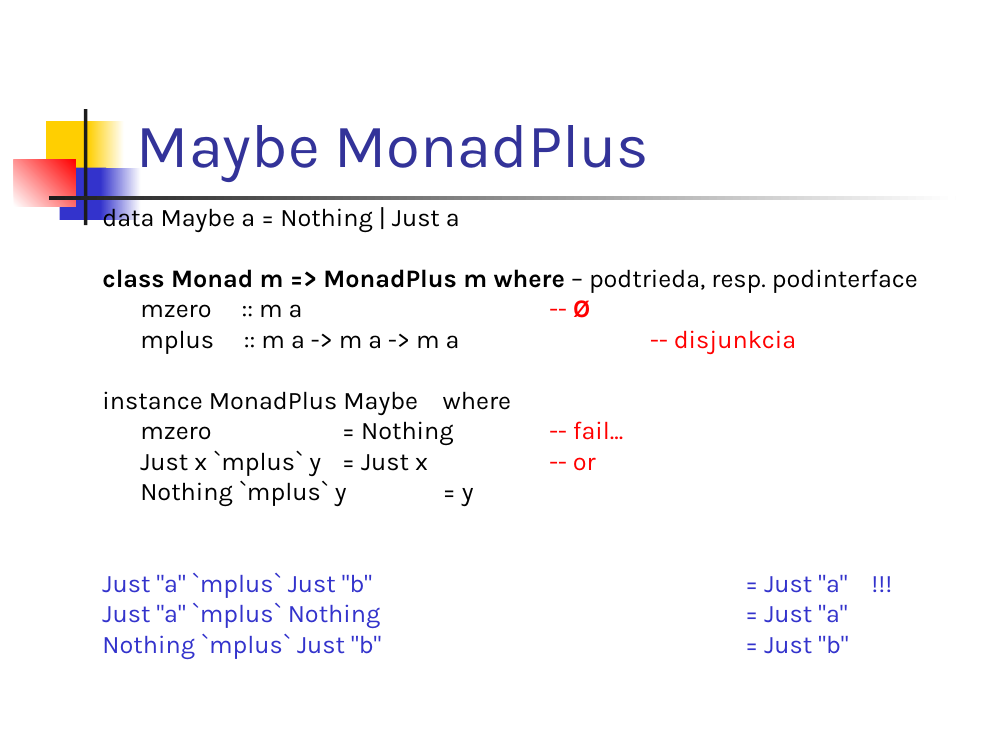
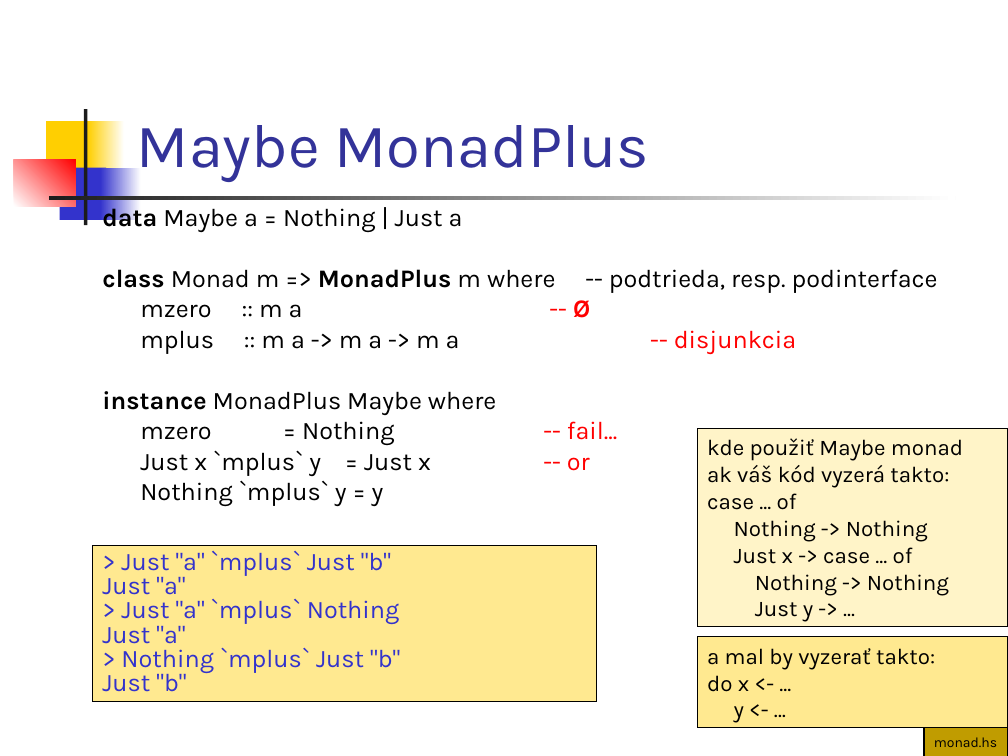
Before and after one commit to Funkcionalne/Prednasky, a slide deck: slide 23 of 12/12_fpro.ppt (slide 6 before the commit). Drawn at 1008x756 pixels with LibreOffice and Linux fonts; fonts in the diff are those of the drawing. Boxes give left, top, right and bottom in pixels: in the first picture for what was removed or moved away, otherwise in the second. Text is boxed around its words. In the diff, an @@ line names an element or a change of style, - is before the commit and + after.

```diff
--- a/12/12_fpro.ppt
+++ b/12/12_fpro.ppt
@@ text at bbox=[102, 203, 496, 415]: bold on in "data", "instance" @@
@@ text at bbox=[102, 269, 938, 293]: text changed; bold off @@
-class Monad m => MonadPlus m where – podtrieda, resp. podinterface
+class Monad m => MonadPlus m where -- podtrieda, resp. podinterface
@@ rectangle added at bbox=[698, 428, 1008, 627], fill #FFF4C8, outline #000000 0.74 pt, 16 pt, text #000000 @@
+kde použiť Maybe monad
+ak váš kód vyzerá takto:
+case ... of
+Nothing -> Nothing
+Just x -> case ... of
+Nothing -> Nothing
+Just y -> ...
@@ rectangle added at bbox=[93, 546, 597, 702], fill #FFE990, outline #000000 0.74 pt, 18 pt, text #3333CC @@
+> Just "a" `mplus` Just "b"
+Just "a"
+> Just "a" `mplus` Nothing
+Just "a"
+> Nothing `mplus` Just "b"
+Just "b"
@@ text at bbox=[102, 573, 848, 659]: paragraphs removed @@
-Just "a" `mplus` Just "b" = Just "a" !!!
-Just "a" `mplus` Nothing = Just "a"
-Nothing `mplus` Just "b" = Just "b"
@@ rectangle added at bbox=[698, 637, 1008, 728], fill #FFE990, outline #000000 0.74 pt, 16 pt, text #000000 @@
+a mal by vyzerať takto:
+do x <- ...
+y <- …
@@ rectangle added at bbox=[924, 728, 1008, 756], fill #C09C00, outline #000000 0.74 pt, 10 pt, text #000000 @@
+monad.hs
```
Also in this commit, not shown: 24 other slides changed, 23 slides added, 11 slides removed, 7 other files.
